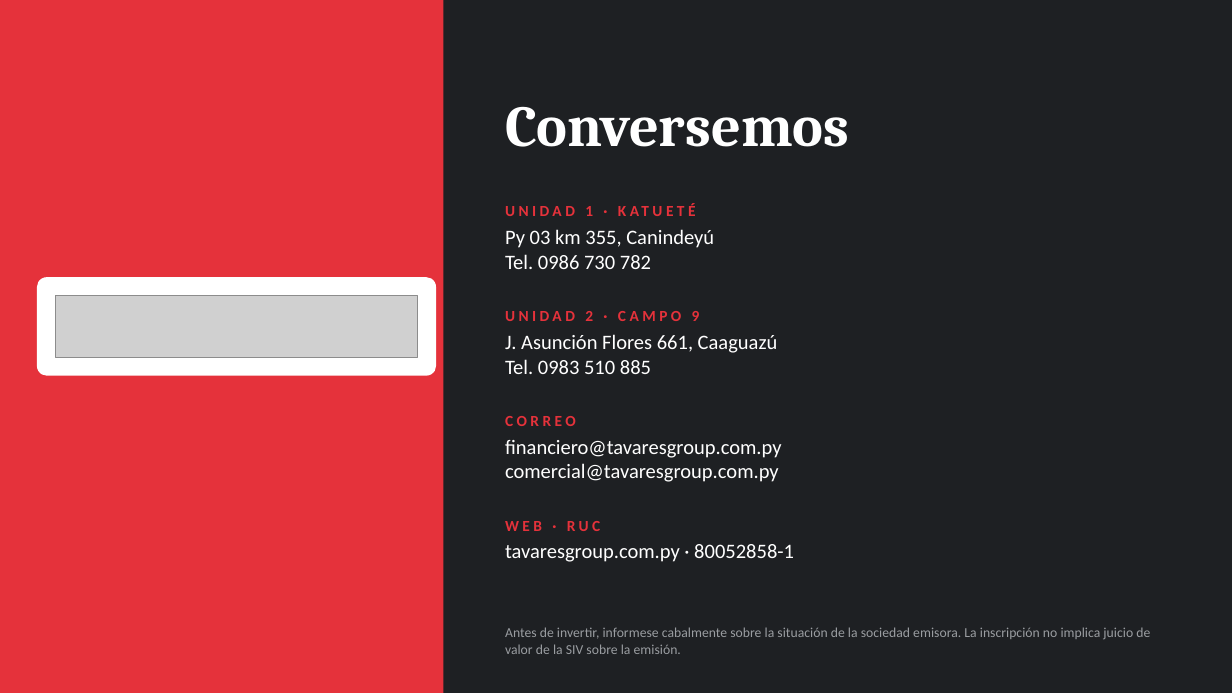
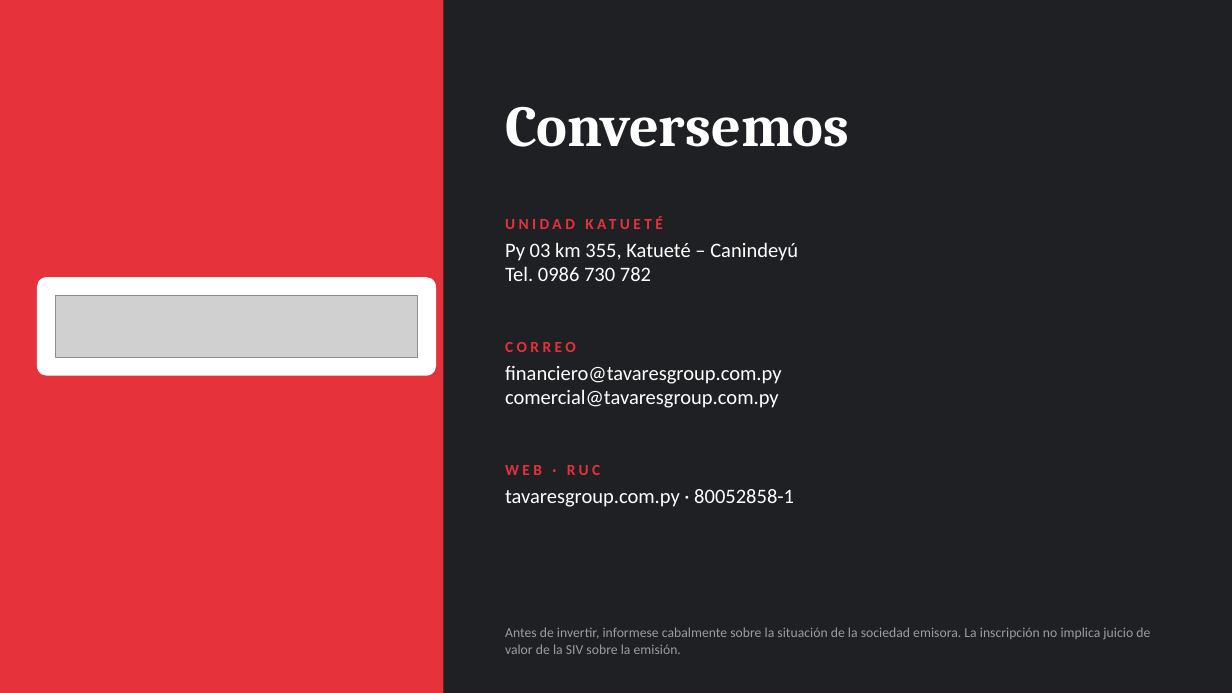
Before and after one commit to josecavalier94/n8n-render-deploy, a slide deck: slide 8 of Vista_Previa_Presentacion_Tavares.pptx. Drawn at 1232x693 pixels with LibreOffice and Linux fonts; fonts in the diff are those of the drawing; grey boxes stand for pictures. Boxes give left, top, right and bottom in pixels: in the first picture for what was removed or moved away, otherwise in the second. Text is boxed around its words. In the diff, an @@ line names an element or a change of style, - is before the commit and + after.

```diff
--- a/Vista_Previa_Presentacion_Tavares.pptx
+++ b/Vista_Previa_Presentacion_Tavares.pptx
@@ text at <box>585,206,593,216</box>: text changed @@
-UNIDAD 1 · KATUETÉ
+UNIDAD KATUETÉ
@@ text "Py 03 km 355, Katueté ...": place and size @@
-text "Py 03 km 355, Katueté ..." at <box>505,229,714,269</box>
+text "Py 03 km 355, Katueté ..." at <box>505,242,798,281</box>
@@ text at <box>505,242,798,261</box>: text changed @@
-Py 03 km 355, Canindeyú
+Py 03 km 355, Katueté – Canindeyú
@@ text removed at <box>505,311,700,321</box> @@
-UNIDAD 2 · CAMPO 9
@@ text "CORREO": place and size @@
-text "CORREO" at <box>505,416,576,426</box>
+text "CORREO" at <box>505,342,576,352</box>
@@ text removed at <box>505,334,778,374</box> @@
-J. Asunción Flores 661, Caaguazú
-Tel. 0983 510 885
@@ text "financiero@tavaresgroup.com.py": place and size @@
-text "financiero@tavaresgroup.com.py" at <box>505,440,782,482</box>
+text "financiero@tavaresgroup.com.py" at <box>505,366,782,408</box>
@@ text "WEB · RUC": place and size @@
-text "WEB · RUC" at <box>505,521,600,531</box>
+text "WEB · RUC" at <box>505,465,600,475</box>
@@ text "tavaresgroup.com.py · 80052858-1": place and size @@
-text "tavaresgroup.com.py · 80052858-1" at <box>505,544,794,562</box>
+text "tavaresgroup.com.py · 80052858-1" at <box>505,489,794,507</box>
```
Also in this commit, not shown: 3 other slides changed.
